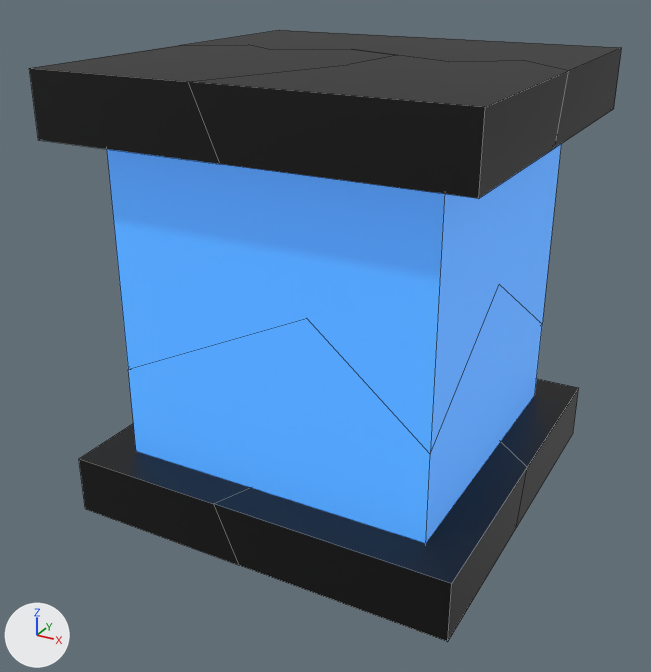
The Blender file assets/collectable/tank/Tank.blend as it was, and as the next commit left it.
One viewpoint serves both versions: a 50 mm camera at (1.97, -3.83, 2.69) aimed at (-0.05, -0.15, 0.85). The axes (+X, +Y, +Z) are drawn at lower left. The lights are the same throughout. Mesh edges are drawn as thin lines.

Names of what the first picture shows: 'P1', 'P2', 'P3', 'P4', 'P5', 'P6', 'P7', 'P8'.
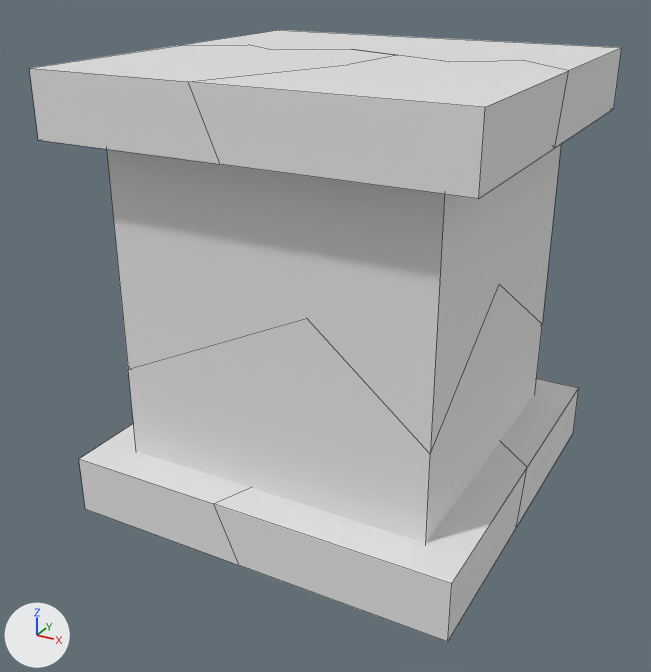
Changed parts and their boxes [x1, y1, x2, y2] in the pictures (651 x 672 px):
'P4', recoloured (blue to grey)
    both: [107, 144, 561, 454]
'P5', recoloured (blue to grey)
    both: [128, 284, 542, 543]
'P3', recoloured (black to grey)
    both: [188, 55, 569, 198]
'P7', recoloured
    both: [213, 442, 527, 642]
'P2', recoloured (grey to white)
    both: [29, 45, 395, 164]
'P6', recoloured (black to white)
    both: [79, 424, 250, 565]
'P1', recoloured (grey to white)
    both: [184, 30, 622, 148]
'P8', recoloured
    both: [500, 379, 579, 527]

Edits to the bpy script that builds the scene:
```text
Change me_cube_002:
    where me_cube_002.from_pydata(...)  # 16 vertices, 10 faces; spans x -1.0..0.156, y -1.0..0.371, z -1.0..-0.7
    remove me_cube_002.materials.append(mat_black)  # black #000000
Change me_cube_003:
    where me_cube_003.from_pydata(...)  # 18 vertices, 11 faces; spans x -1.0..1.0, y -0.09..1.0, z -1.0..-0.7
    remove me_cube_003.materials.append(mat_black)  # black #000000
Change me_cube_006:
    where me_cube_006.from_pydata(...)  # 14 vertices, 9 faces; spans x -0.179..1.0, y -1.0..0.432, z -1.0..-0.7
    remove me_cube_006.materials.append(mat_black)  # black #000000
Change me_cube_007:
    where me_cube_007.from_pydata(...)  # 16 vertices, 10 faces; spans x -1.0..0.156, y -1.0..0.371, z -1.0..-0.7
    remove me_cube_007.materials.append(mat_black)  # black #000000
Change me_cube_008:
    where me_cube_008.from_pydata(...)  # 18 vertices, 11 faces; spans x -1.0..1.0, y -0.09..1.0, z -1.0..-0.7
    remove me_cube_008.materials.append(mat_black)  # black #000000
Change me_cube_009:
    where me_cube_009.from_pydata(...)  # 14 vertices, 9 faces; spans x -0.179..1.0, y -1.0..0.432, z -1.0..-0.7
    remove me_cube_009.materials.append(mat_black)  # black #000000
Change me_cube_011:
    where me_cube_011.from_pydata(...)  # 24 vertices, 18 faces; spans x -1.0..1.0, y -1.0..1.0, z -1.0..0.2
    remove me_cube_011.materials.append(mat_blue)  # blue #35a2e7
Change me_cube_013:
    where me_cube_013.from_pydata(...)  # 24 vertices, 18 faces; spans x -1.0..1.0, y -1.0..1.0, z -0.43..1.0
    remove me_cube_013.materials.append(mat_blue)  # blue #35a2e7
```
